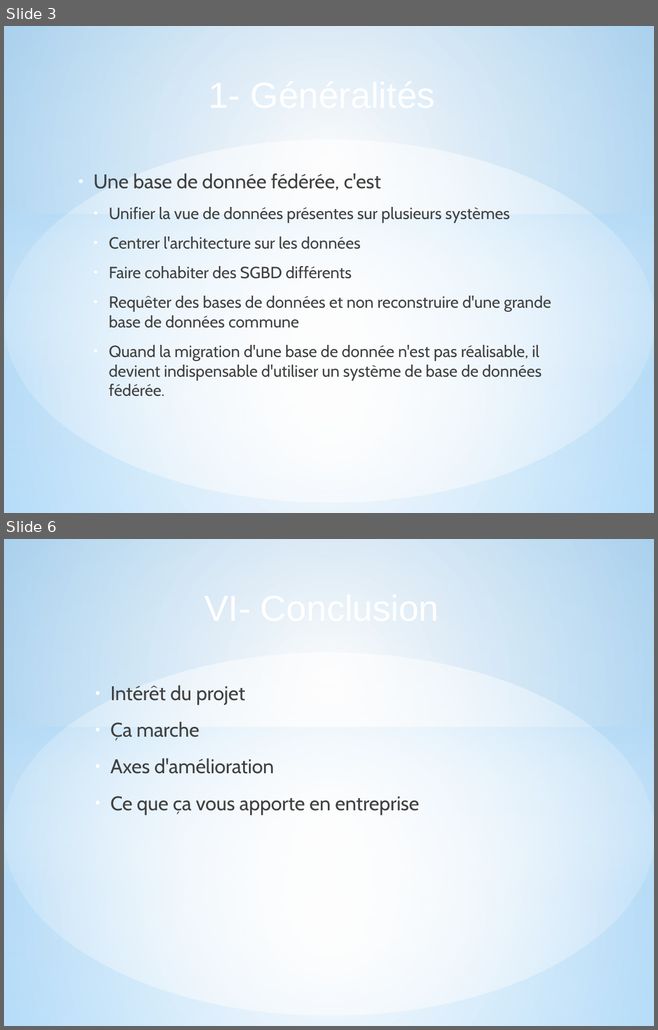
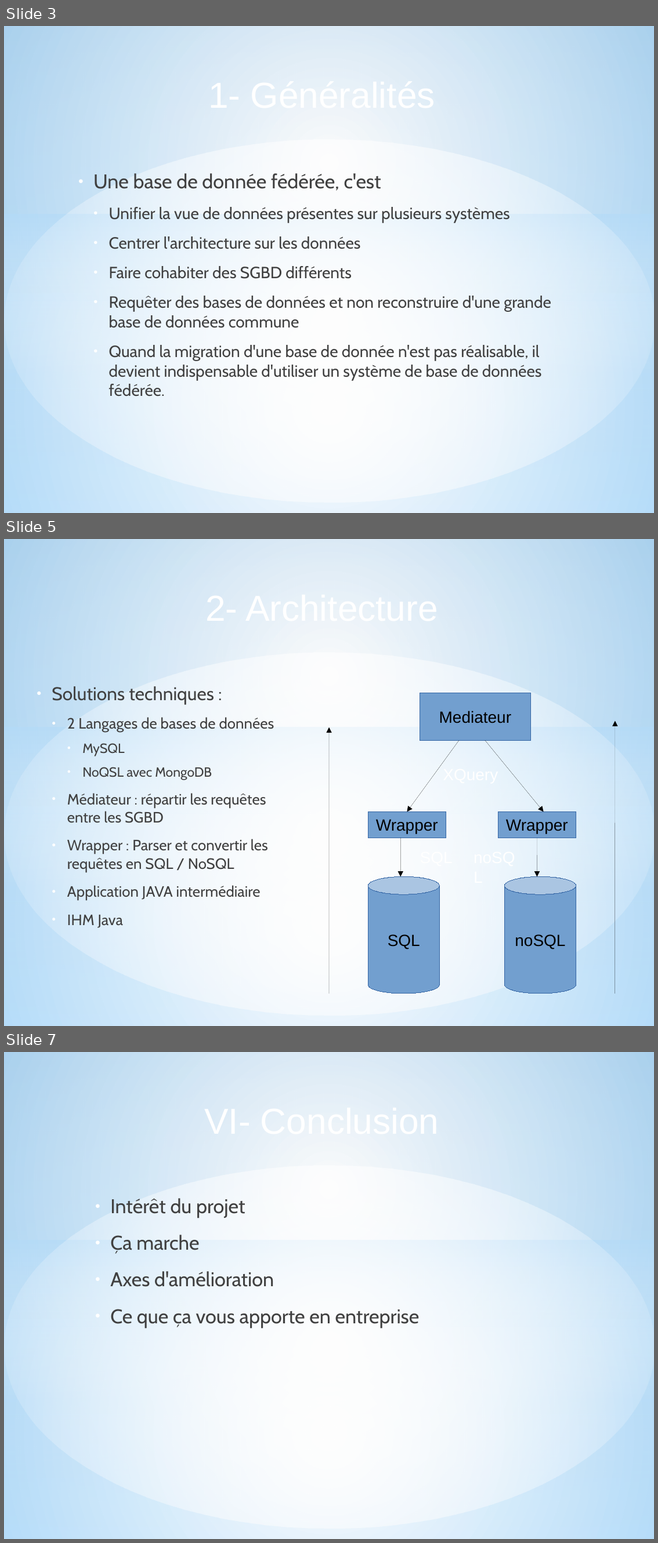
Before and after one commit to sizo0/BDAProject, a slide deck: Documents/Presentation/Présentation1.odp. Shown one above the other, each under a label of ours: slides 3 and 6 before the commit, slides 3, 5 and 7 after it; the slides between them are not shown. The pictures are 658x1030 and 658x1543 pixels, drawn with LibreOffice and Linux fonts; fonts in the diff are those of the drawing. Boxes give left, top, right and bottom in pixels: in the first picture for what was removed or moved away, otherwise in the second. Text is boxed around its words. In the diff, an @@ line names an element or a change of style, - is before the commit and + after.

```diff
--- a/Documents/Presentation/Présentation1.odp
+++ b/Documents/Presentation/Présentation1.odp
@@ slide 5 added at (4,539,654,1026), background gradient #000000 to #FFFFFF; not listed: 8 template elements that a slide beside it also shows @@
@@ text added at (52,686,274,928), 16.6 pt, text #404040 @@
+● Solutions techniques :
+  ● 2 Langages de bases de données
+    ● MySQL
+    ● NoQSL avec MongoDB
+  ● Médiateur : répartir les requêtes entre les SGBD
+  ● Wrapper : Parser et convertir les requêtes en SQL / NoSQL
+  ● Application JAVA intermédiaire
+  ● IHM Java
@@ rectangle added at (420,693,530,740), fill #729FCF, outline #3465A4 0 pt, 18 pt, text #000000 @@
+Mediateur
@@ arrow added from (329, 994) to (329, 727), #000000 0 pt @@
@@ arrow added from (615, 994) to (615, 721), #000000 0 pt @@
@@ arrow added from (459, 740) to (407, 812), #000000 0 pt @@
@@ arrow added from (485, 740) to (543, 812), #000000 0 pt @@
@@ rectangle added at (368,812,446,838), fill #729FCF, outline #3465A4 0 pt, 18 pt, text #000000 @@
+Wrapper
@@ rectangle added at (498,812,576,838), fill #729FCF, outline #3465A4 0 pt, 18 pt, text #000000 @@
+Wrapper
@@ arrow added from (400, 838) to (400, 877), #000000 0 pt @@
@@ arrow added from (536, 838) to (536, 877), #000000 0 pt @@
@@ cylinder added at (368,877,439,994), fill #729FCF, outline #3465A4 0 pt, 18 pt, text #000000 @@
+SQL
@@ cylinder added at (504,877,576,994), fill #729FCF, outline #3465A4 0 pt, 18 pt, text #000000 @@
+noSQL
@@ text added at (514,935,565,949), 18 pt, text #FFFFFF @@
+noSQL
@@ what was slide 6 is now slide 7 @@
```
Also in this commit, not shown: 3 slides changed, 1 other file.
